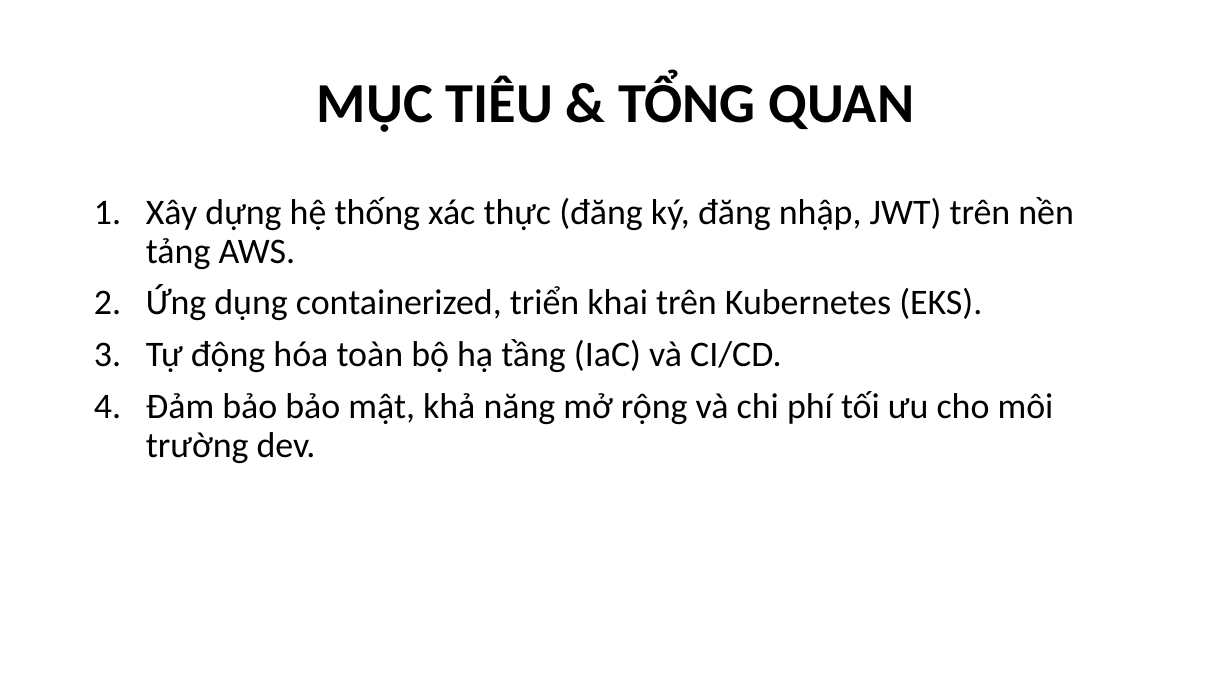
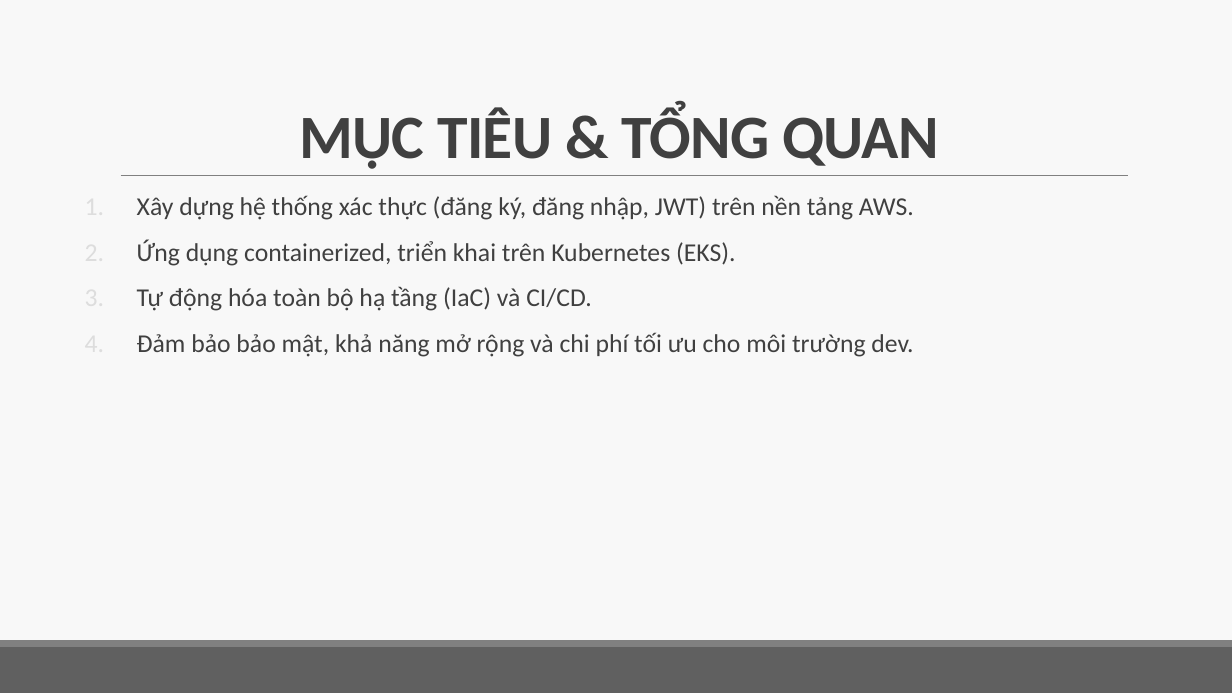
Before and after one commit to qly6/AuthApp, a slide deck: slide 2 of AuthApp.pptx. Drawn at 1232x693 pixels with LibreOffice and Linux fonts; fonts in the diff are those of the drawing. Boxes give left, top, right and bottom in pixels: in the first picture for what was removed or moved away, otherwise in the second. Text is boxed around its words. In the diff, an @@ line names an element or a change of style, - is before the commit and + after.

```diff
--- a/AuthApp.pptx
+++ b/AuthApp.pptx
@@ background #FFFFFF to #F8F8F8 @@
@@ title "MỤC TIÊU & TỔNG QUAN": place and size @@
-title "MỤC TIÊU & TỔNG QUAN" at bbox=[317, 74, 914, 132]
+title "MỤC TIÊU & TỔNG QUAN" at bbox=[299, 107, 939, 169]
@@ title "MỤC TIÊU & TỔNG QUAN" at bbox=[299, 107, 939, 169]: size 44 to 48 pt, text colour #000000 to #404040, letter spacing 0 to -0.5 pt; line spacing 0.9 to 0.85; vertical alignment middle to bottom @@
@@ line added from (121, 176) to (1128, 176), #808080 0.5 pt @@
@@ text "Xây dựng hệ thống xác ..." at bbox=[137, 195, 914, 357]: size 28 to 20 pt, text colour #000000 to #404040; more space between paragraphs @@
@@ rectangle added at bbox=[0, 647, 1232, 693], fill #606060 @@
@@ rectangle added at bbox=[0, 640, 1232, 647], fill #808080 @@
```
Also in this commit, not shown: 18 other slides changed, 2 slides added, 2 slides removed.
